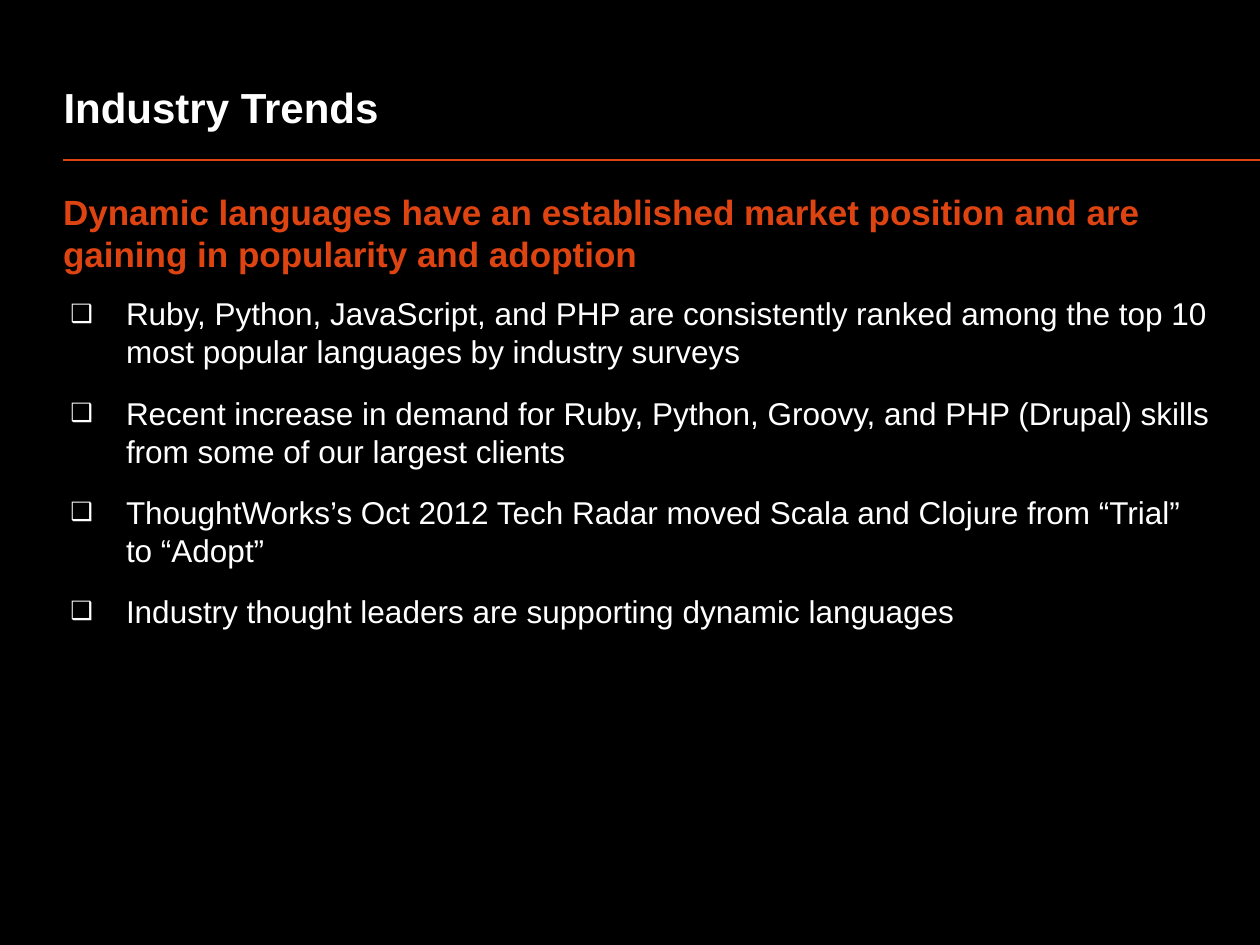
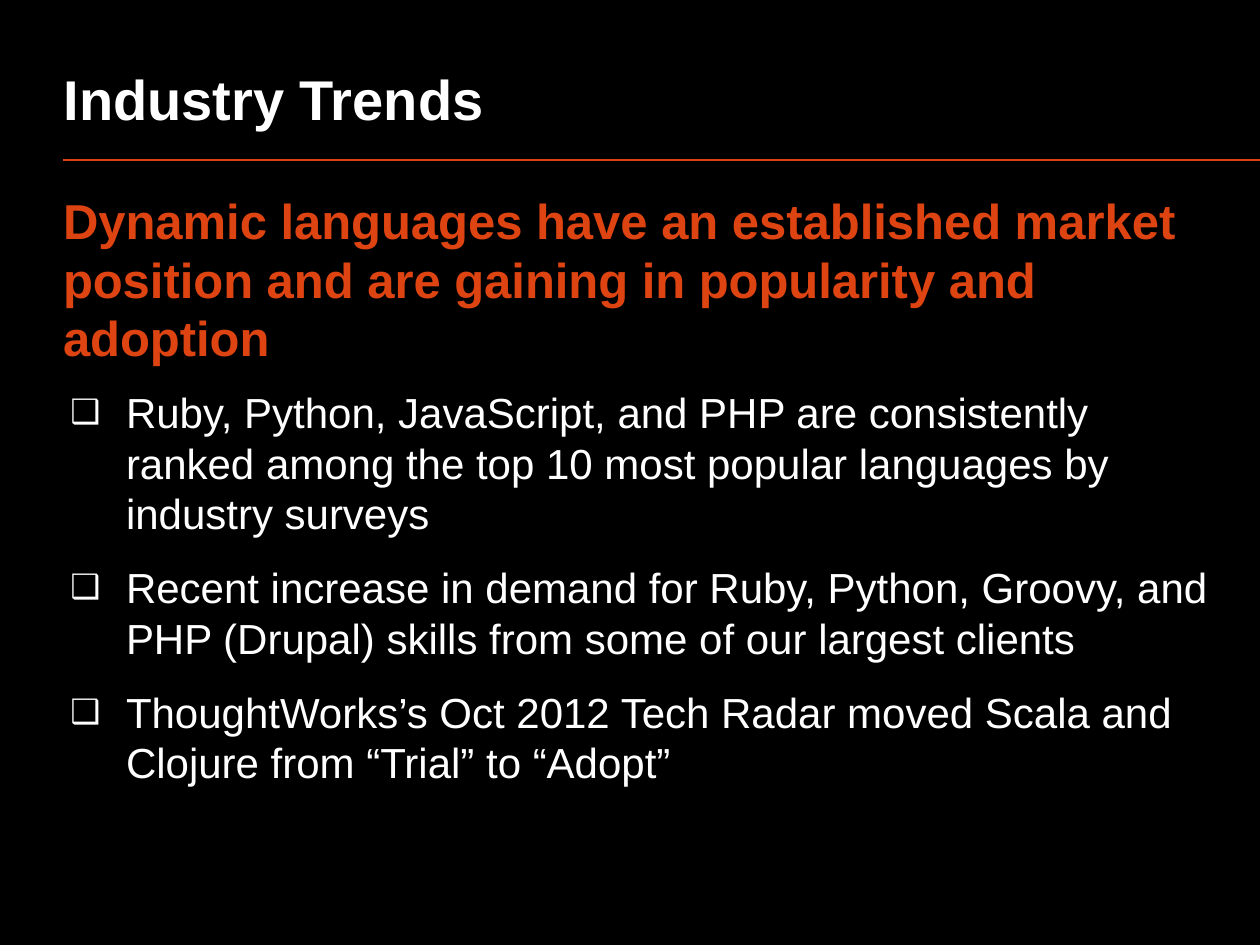
Before and after one commit to oscarrenalias/openslava-2013, a slide deck: slide 17 of Dynamic languages/OpenSlava 2013 - Dynamic languages.pptx (slide 27 before the commit). Drawn at 1260x945 pixels with LibreOffice and Linux fonts; fonts in the diff are those of the drawing. Boxes give left, top, right and bottom in pixels: in the first picture for what was removed or moved away, otherwise in the second. Text is boxed around its words. In the diff, an @@ line names an element or a change of style, - is before the commit and + after.

```diff
--- a/Dynamic languages/OpenSlava 2013 - Dynamic languages.pptx
+++ b/Dynamic languages/OpenSlava 2013 - Dynamic languages.pptx
@@ title "Industry Trends" at (64,79,484,131): size 24 to 32 pt @@
@@ text "Dynamic languages have an established ..." at (63,203,1207,787): size 20 to 28 pt in "Dynamic languages have an established market position ..."; size 18 to 24 pt in "Ruby, Python, JavaScript, and PHP are consistently ...", "Recent increase in demand for Ruby, Python, ...", "ThoughtWorks’s Oct 2012 Tech Radar moved Scala ..." @@
@@ text at (126,600,954,629): paragraph removed @@
-  ❑ Industry thought leaders are supporting dynamic languages
```
Also in this commit, not shown: 25 other slides changed, 1 slide added, 12 slides removed, 1 other file.
